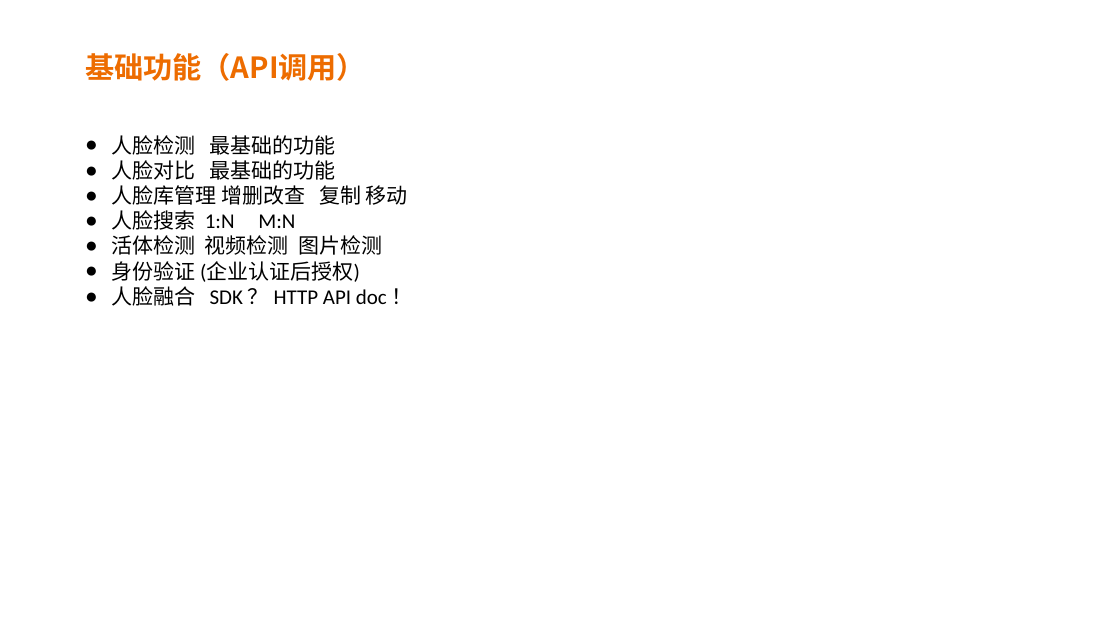
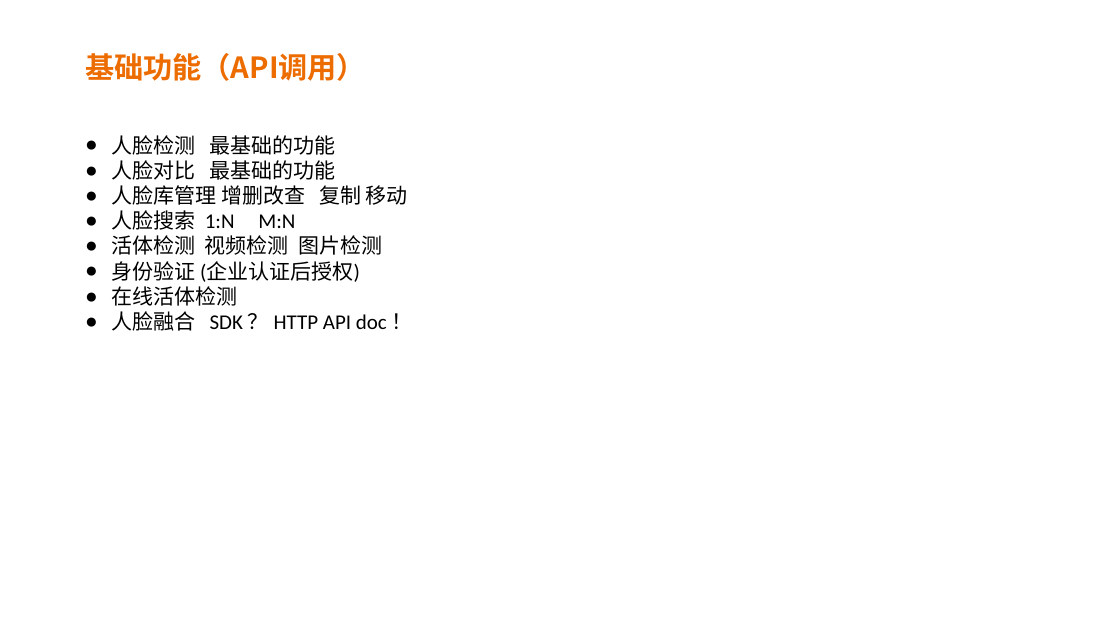
Before and after one commit to XiuyeXYE/BaiDuAI, a slide deck: slide 5 of BaiduAI.pptx. Drawn at 1120x630 pixels with LibreOffice and Linux fonts; fonts in the diff are those of the drawing; background and template pictures are left out. Boxes give left, top, right and bottom in pixels: in the first picture for what was removed or moved away, otherwise in the second. Text is boxed around its words. In the diff, an @@ line names an element or a change of style, - is before the commit and + after.

```diff
--- a/BaiduAI.pptx
+++ b/BaiduAI.pptx
@@ text at <box>111,286,237,306</box>: paragraph added @@
+● 在线活体检测
```
Also in this commit, not shown: 1 slide added, 3 other files.
